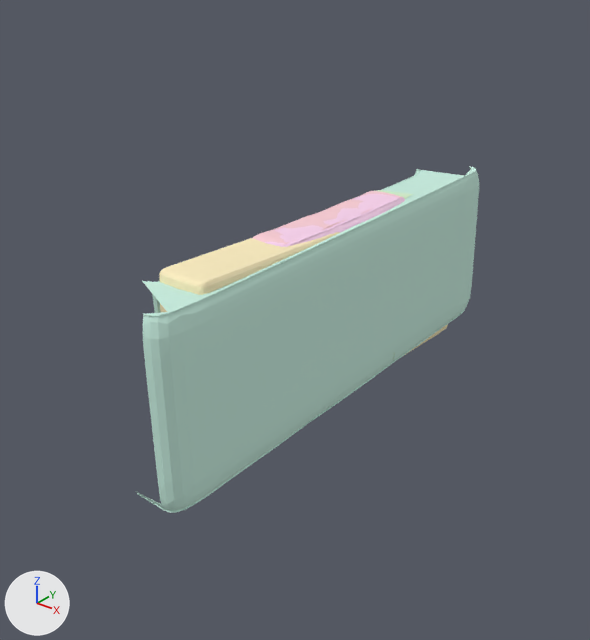
The glTF model static/generation_woimg/1aa71039c31d41c5bddbe9bce0adef45/view_input_colored.glb: old version first, new version second.
Before and after are seen from a camera (50 mm lens) standing at (0.767, -1.071, 0.61) and looking at (-0.08, -0.013, -0.046). The axes (+X, +Y, +Z) are drawn at lower left. The lights are the same throughout. The picture after the commit comes second. Where no turn or scale is listed for an object, it has been applied to the vertices.

In view in the first picture: 'geometry_1', 'geometry_12', 'geometry_16', 'geometry_8', 'geometry_9'.
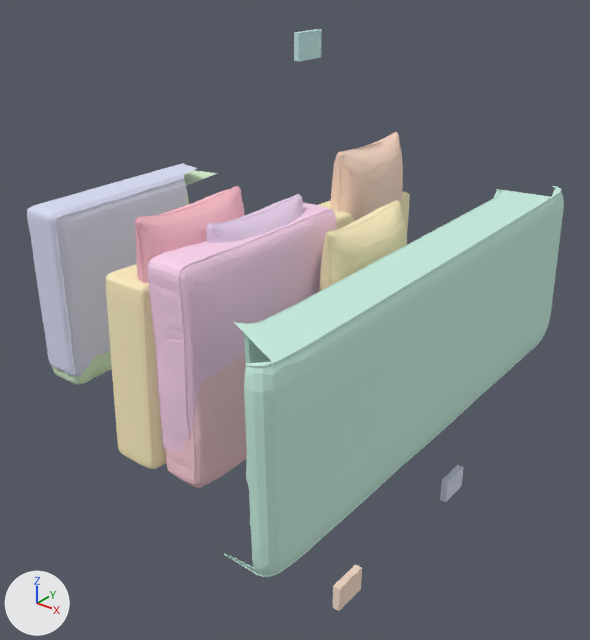
Changed parts and their boxes (x1, y1, x2, y2) in the pictures (590 x 640 px):
'geometry_1', moved: before (136, 166, 479, 513); after (222, 186, 564, 577)
'geometry_9', moved: before (264, 194, 405, 247); after (148, 203, 337, 451)
'geometry_2', moved (not visible before): after (27, 163, 197, 377)
'geometry_16', moved: before (159, 232, 448, 355); after (106, 191, 410, 469)
'geometry_11', moved (not visible before): after (330, 132, 403, 221)
'geometry_7', moved (not visible before): after (135, 186, 245, 284)
'geometry_6', moved (not visible before): after (206, 194, 304, 243)
'geometry_8', moved (mostly hidden before): before (374, 190, 413, 360); after (52, 170, 218, 385)
'geometry_3', moved (not visible before): after (333, 564, 362, 611)
'geometry_10', moved (not visible before): after (294, 29, 322, 62)
'geometry_14', moved (not visible before): after (440, 465, 464, 502)
'geometry_12', unchanged, uncovered by the edit: before (252, 191, 403, 245); after (165, 352, 247, 488)
'geometry_4', unchanged, uncovered by the edit: after (319, 200, 407, 292)

The change, as a list of edits to the scene's bpy script:
```text
Change me_geometry_16:
    remove me_geometry_16.from_pydata(...)  # 186 vertices, 368 faces; spans x -0.199..-0.102, y -0.381..0.376, z -0.224..0.124
    add me_geometry_16.from_pydata(...)  # 186 vertices, 368 faces; spans x -0.315..-0.217, y -0.385..0.371, z -0.26..0.088
    me_geometry_16 part 1: the whole mesh is moved by (-0.116, -0.005, -0.036)
Change me_geometry_14:
    remove me_geometry_14.from_pydata(...)  # 16 vertices, 28 faces; spans x 0.195..0.2092, y 0.1284..0.1949, z -0.4385..-0.39
    add me_geometry_14.from_pydata(...)  # 16 vertices, 28 faces; spans x 0.3654..0.3796, y 0.3122..0.3787, z -0.8515..-0.8031
    me_geometry_14 part 2: the whole mesh is moved by (0.1704, 0.1838, -0.4131)
Change me_geometry_11:
    remove me_geometry_11.from_pydata(...)  # 946 vertices, 1888 faces; spans x -0.138..-0.042, y 0.148..0.375, z -0.002..0.203
    add me_geometry_11.from_pydata(...)  # 946 vertices, 1888 faces; spans x -0.237..-0.141, y 0.402..0.628, z 0.125..0.33
    me_geometry_11 part 3: the whole mesh is moved by (-0.099, 0.254, 0.127)
Change me_geometry_10:
    remove me_geometry_10.from_pydata(...)  # 16 vertices, 28 faces; spans x -0.2083..-0.1978, y 0.1279..0.1944, z 0.3882..0.4367
    add me_geometry_10.from_pydata(...)  # 16 vertices, 28 faces; spans x -0.3798..-0.3693, y 0.2668..0.3333, z 0.8019..0.8504
    me_geometry_10 part 4: the whole mesh is moved by (-0.1715, 0.1388, 0.4137)
Change me_geometry_9:
    remove me_geometry_9.from_pydata(...)  # 1641 vertices, 3243 faces; spans x -0.116..-0.012, y -0.366..0.0, z -0.124..0.217
    add me_geometry_9.from_pydata(...)  # 1641 vertices, 3243 faces; spans x -0.143..-0.038, y -0.551..-0.184, z -0.103..0.238
    me_geometry_9 part 5: the whole mesh is moved by (-0.027, -0.184, 0.02)
Change me_geometry_8:
    remove me_geometry_8.from_pydata(...)  # 388 vertices, 725 faces; spans x -0.46..-0.346, y -0.21..0.202, z -0.118..0.202
    add me_geometry_8.from_pydata(...)  # 388 vertices, 725 faces; spans x -0.867..-0.753, y -0.303..0.109, z -0.129..0.191
    me_geometry_8 part 6: the whole mesh is moved by (-0.407, -0.093, -0.012)
Change me_geometry_7:
    remove me_geometry_7.from_pydata(...)  # 941 vertices, 1878 faces; spans x -0.13..-0.034, y -0.38..-0.152, z 0.006..0.21
    add me_geometry_7.from_pydata(...)  # 941 vertices, 1878 faces; spans x -0.218..-0.122, y -0.635..-0.407, z 0.14..0.344
    me_geometry_7 part 7: the whole mesh is moved by (-0.088, -0.255, 0.135)
Change me_geometry_6:
    remove me_geometry_6.from_pydata(...)  # 933 vertices, 1862 faces; spans x -0.071..0.025, y -0.297..-0.067, z -0.014..0.19
    add me_geometry_6.from_pydata(...)  # 933 vertices, 1862 faces; spans x -0.1..-0.005, y -0.468..-0.238, z 0.099..0.303
    me_geometry_6 part 8: the whole mesh is moved by (-0.03, -0.171, 0.113)
Change me_geometry_3:
    remove me_geometry_3.from_pydata(...)  # 16 vertices, 28 faces; spans x 0.1964..0.2106, y -0.195..-0.1285, z -0.4377..-0.3892
    add me_geometry_3.from_pydata(...)  # 16 vertices, 28 faces; spans x 0.3683..0.3825, y -0.3789..-0.3124, z -0.8524..-0.804
    me_geometry_3 part 9: the whole mesh is moved by (0.1719, -0.1839, -0.4147)
Change me_geometry_2:
    remove me_geometry_2.from_pydata(...)  # 365 vertices, 684 faces; spans x -0.46..-0.36, y -0.206..0.201, z -0.199..0.119
    add me_geometry_2.from_pydata(...)  # 365 vertices, 684 faces; spans x -0.87..-0.769, y -0.314..0.093, z -0.188..0.13
    me_geometry_2 part 10: the whole mesh is moved by (-0.409, -0.108, 0.011)
Change me_geometry_1:
    remove me_geometry_1.from_pydata(...)  # 514 vertices, 935 faces; spans x 0.089..0.222, y -0.457..0.462, z -0.116..0.204
    add me_geometry_1.from_pydata(...)  # 514 vertices, 935 faces; spans x 0.273..0.407, y -0.468..0.451, z -0.121..0.199
    me_geometry_1 part 11: the whole mesh is moved by (0.185, -0.01, -0.005)
```
